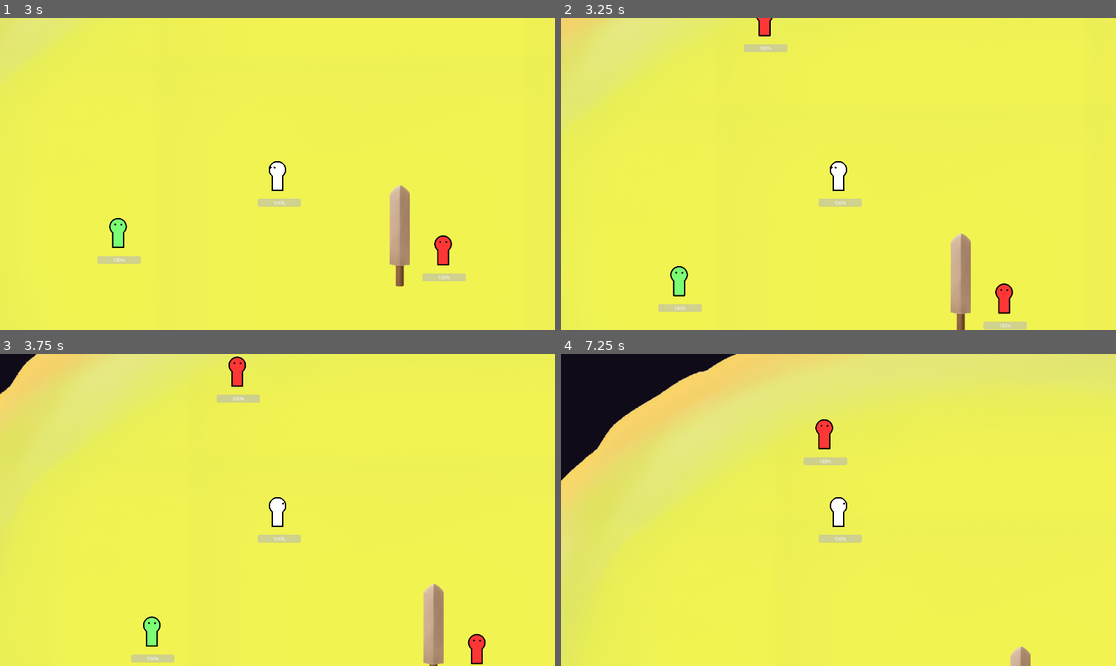
Above: before the commit, frames 1-4 (two rows, left to right).
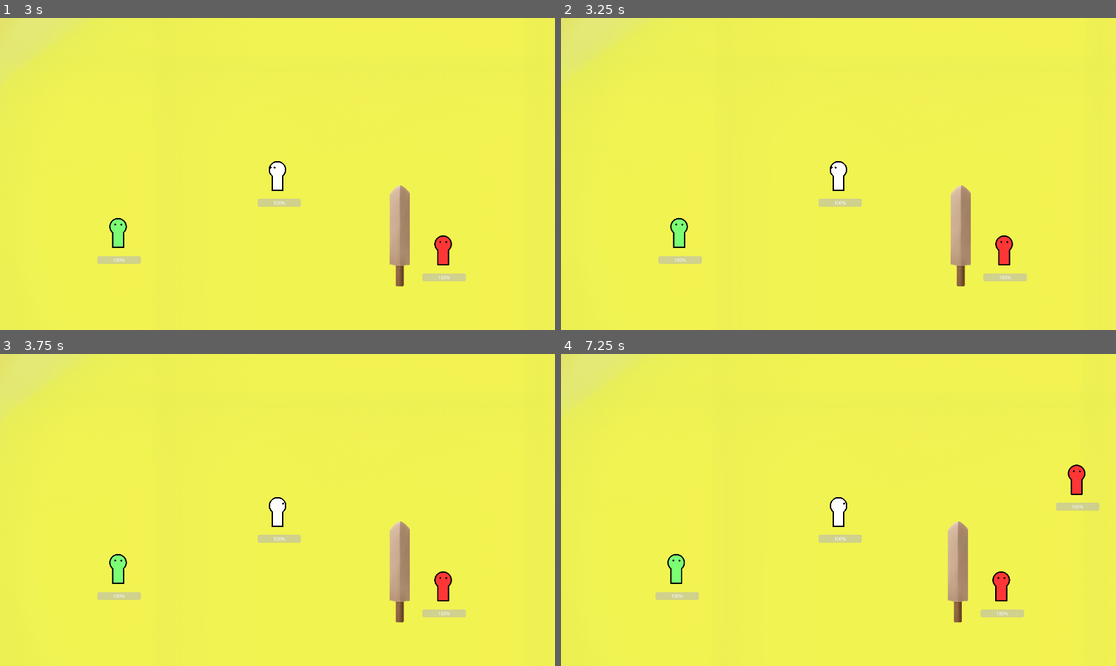
Above: after the commit, the same moments.

Repository: CAHTA123/Light-in-the-Dark
Game: Godot game, scene res://scenes/Game/game.tscn
Same seed, same stepped clock (60 frames per second), same inputs: the game is played once before the commit and once after it.
Inputs (mouse positions are in pixels of both pictures, inside the frame that each line leads up to):
- Up to frame 1 (3 s): tap Enter at 0.5, 2.75 s; move the mouse to (399, 158) at 0.52 s; hold Right (ui_right) 0.53-1.28 s; tap A (A) at 0.6 s; tap D (D) at 0.8, 1.35 s; move the mouse to (166, 189) at 1.27 s; hold Down (ui_down) 1.28-2.03 s; tap S (S) at 1.55, 2.1 s; tap Space at 2 s; move the mouse to (333, 105) at 2.02 s; hold Right (ui_right) 2.03-2.78 s; tap W (W) at 2.3, 2.85 s; move the mouse to (249, 236) at 2.77 s; hold Up (ui_up) from 2.78 s (still down)
- Up to frame 2 (3.25 s): keep holding Up (ui_up); tap Shift (dash) at 3.05 s
- Up to frame 3 (3.75 s): move the mouse to (444, 556) at 3.52 s; release Up (ui_up) at 3.53 s; hold Left (ui_left) from 3.53 s (still down); tap Shift (dash) at 3.6 s
- Up to frame 4 (7.25 s): tap A (A) at 3.8, 4.35 s; tap Space at 4.25, 6.5 s; move the mouse to (672, 463) at 4.27 s; tap D (D) at 4.55, 5.1 s; move the mouse to (866, 510) at 5.02 s; release Left (ui_left) at 5.03 s; hold Down (ui_down) 5.03-5.78 s; tap S (S) at 5.3, 5.85 s; tap Enter at 5.75 s; move the mouse to (755, 432) at 5.77 s; hold Right (ui_right) 5.78-6.53 s; tap W (W) at 6.05, 6.6 s; move the mouse to (960, 494) at 6.52 s; hold Up (ui_up) from 6.53 s (still down); tap Shift (dash) at 6.8 s

Frame 1 is identical in both runs. In frame 2, 5.7% of the frame differs, in the area x 0-84%, y 0-100%; in frame 3, 8.6%; in frame 4, 26%, in the area x 0-100%, y 0-100%.

Commit message:
.

Diff:
--- a/scenes/Player/dash.gd
+++ b/scenes/Player/dash.gd
@@ -8,8 +8,9 @@
 
 func push():
 	body.current_state = body.States.DASH
-	body.velocity = Vector2.ZERO
-	body.velocity = Vector2(Input.get_axis("ui_left", "ui_right"), Input.get_axis("ui_up", "ui_down")).normalized() * 1000
+
+	body.velocity = Vector2(Input.get_axis("A", "D"), Input.get_axis("W", "S")).normalized() * 1000
+
 	await get_tree().create_timer(0.2).timeout
 	body.s = body.speed
 	body.current_state = body.States.IDLE
